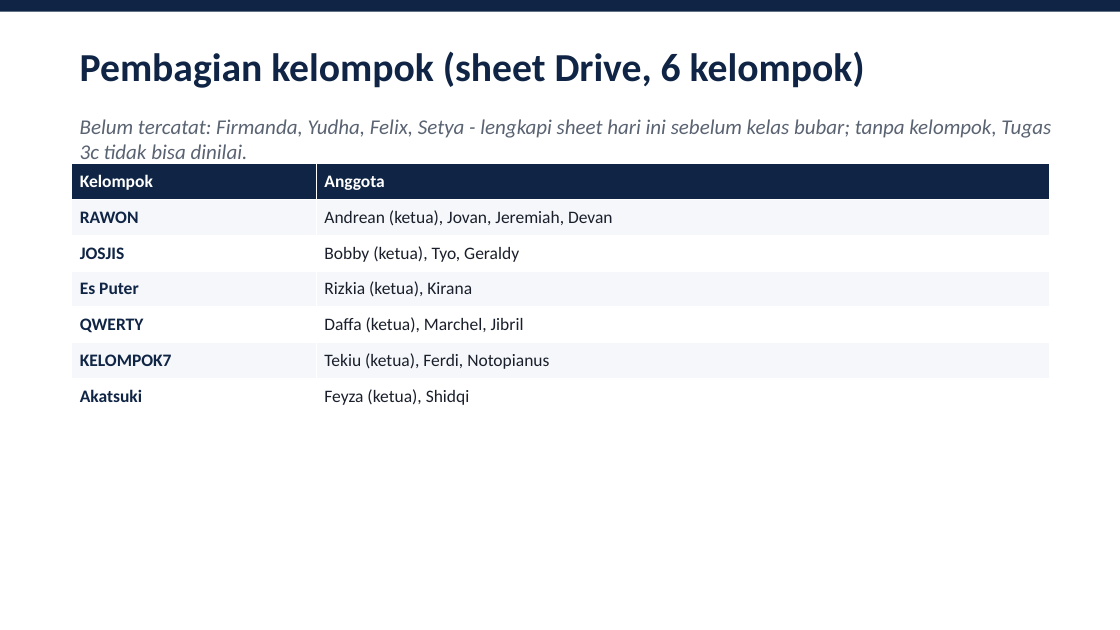
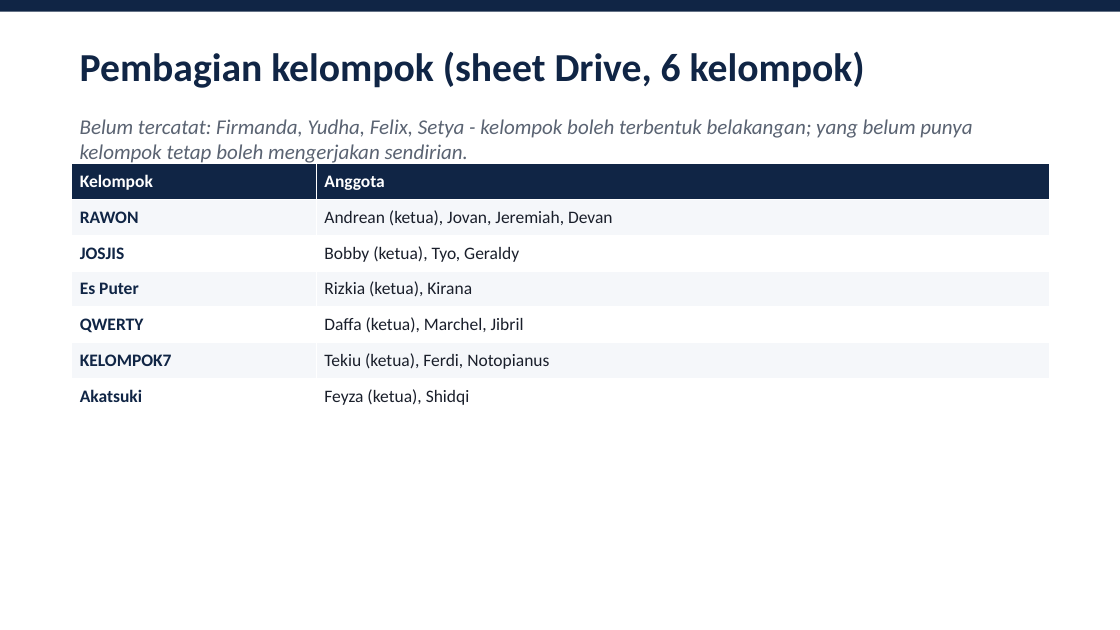
Before and after one commit to neimasilk/ebelajar, a slide deck: slide 5 of ganjil-2026-2027/application-project-1/AP1_A_Pertemuan3_Ganjil2026.pptx. Drawn at 1120x630 pixels with LibreOffice and Linux fonts; fonts in the diff are those of the drawing. Boxes give left, top, right and bottom in pixels: in the first picture for what was removed or moved away, otherwise in the second. Text is boxed around its words. In the diff, an @@ line names an element or a change of style, - is before the commit and + after.

```diff
--- a/ganjil-2026-2027/application-project-1/AP1_A_Pertemuan3_Ganjil2026.pptx
+++ b/ganjil-2026-2027/application-project-1/AP1_A_Pertemuan3_Ganjil2026.pptx
@@ text at [80, 119, 972, 166]: text changed @@
-Belum tercatat: Firmanda, Yudha, Felix, Setya - lengkapi sheet hari ini sebelum kelas bubar; tanpa kelompok, Tugas 3c tidak bisa dinilai.
+Belum tercatat: Firmanda, Yudha, Felix, Setya - kelompok boleh terbentuk belakangan; yang belum punya kelompok tetap boleh mengerjakan sendirian.
```
Also in this commit, not shown: 5 other slides changed, 1 slide added, 3 other files.
